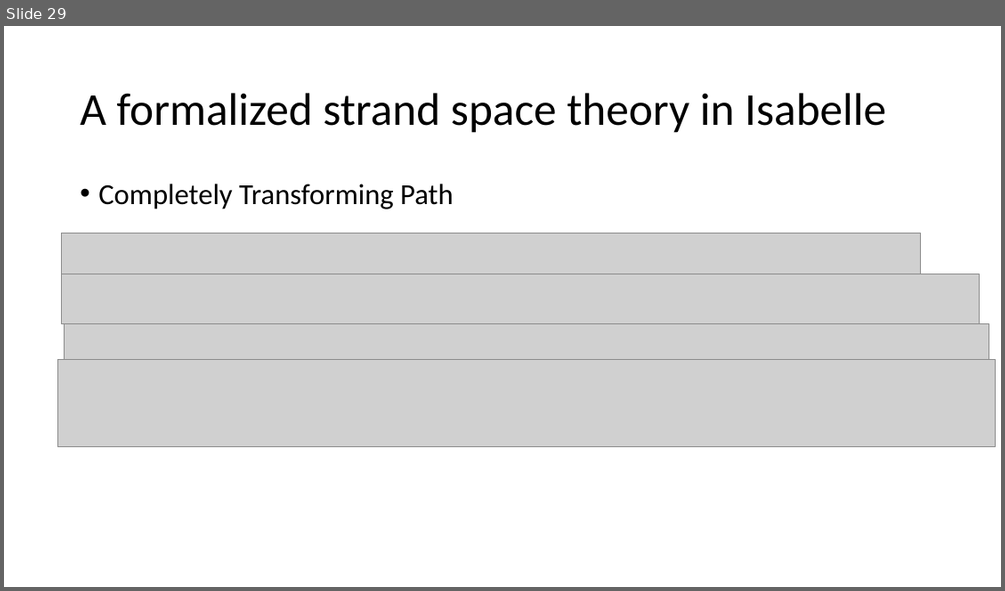
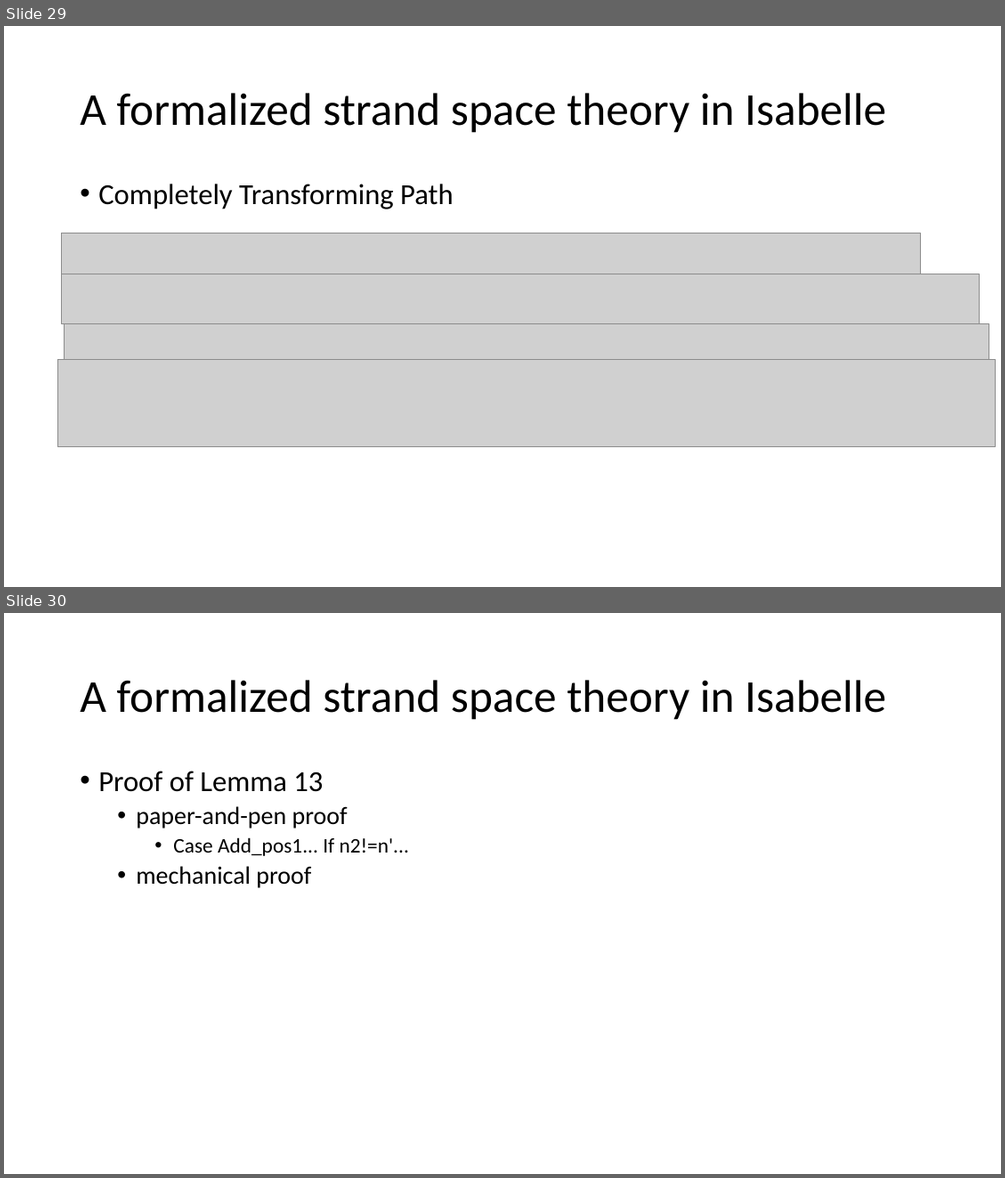
Before and after one commit to bacmive/paper_notes, a slide deck: notes7-strand space.pptx. Shown one above the other, each under a label of ours: slide 29 before the commit, slides 29 and 30 after it. The pictures are 1005x591 and 1005x1178 pixels, drawn with LibreOffice and Linux fonts; fonts in the diff are those of the drawing; grey boxes stand for pictures. Boxes give left, top, right and bottom in pixels: in the first picture for what was removed or moved away, otherwise in the second. Text is boxed around its words. In the diff, an @@ line names an element or a change of style, - is before the commit and + after.

Commit message:
strand

```diff
--- a/notes7-strand space.pptx
+++ b/notes7-strand space.pptx
@@ slide 30 added at [4, 613, 1001, 1174], background #FFFFFF @@
@@ title added at [80, 680, 886, 720], 44 pt, text #000000 @@
+A formalized strand space theory in Isabelle
@@ text added at [98, 771, 409, 888], 24 pt, text #000000 @@
+• Proof of Lemma 13
+  • paper-and-pen proof
+    • Case Add_pos1... If n2!=n'...
+  • mechanical proof
```
Also in this commit, not shown: 1 slide changed, 4 other slides added, 1 slide removed.
